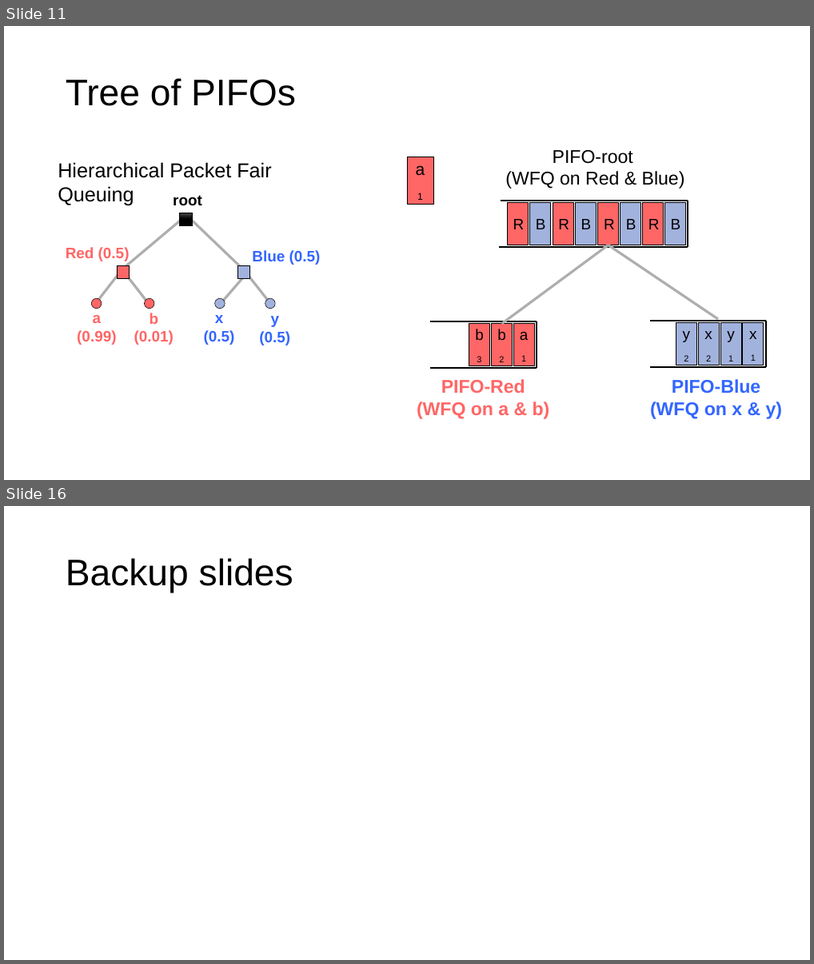
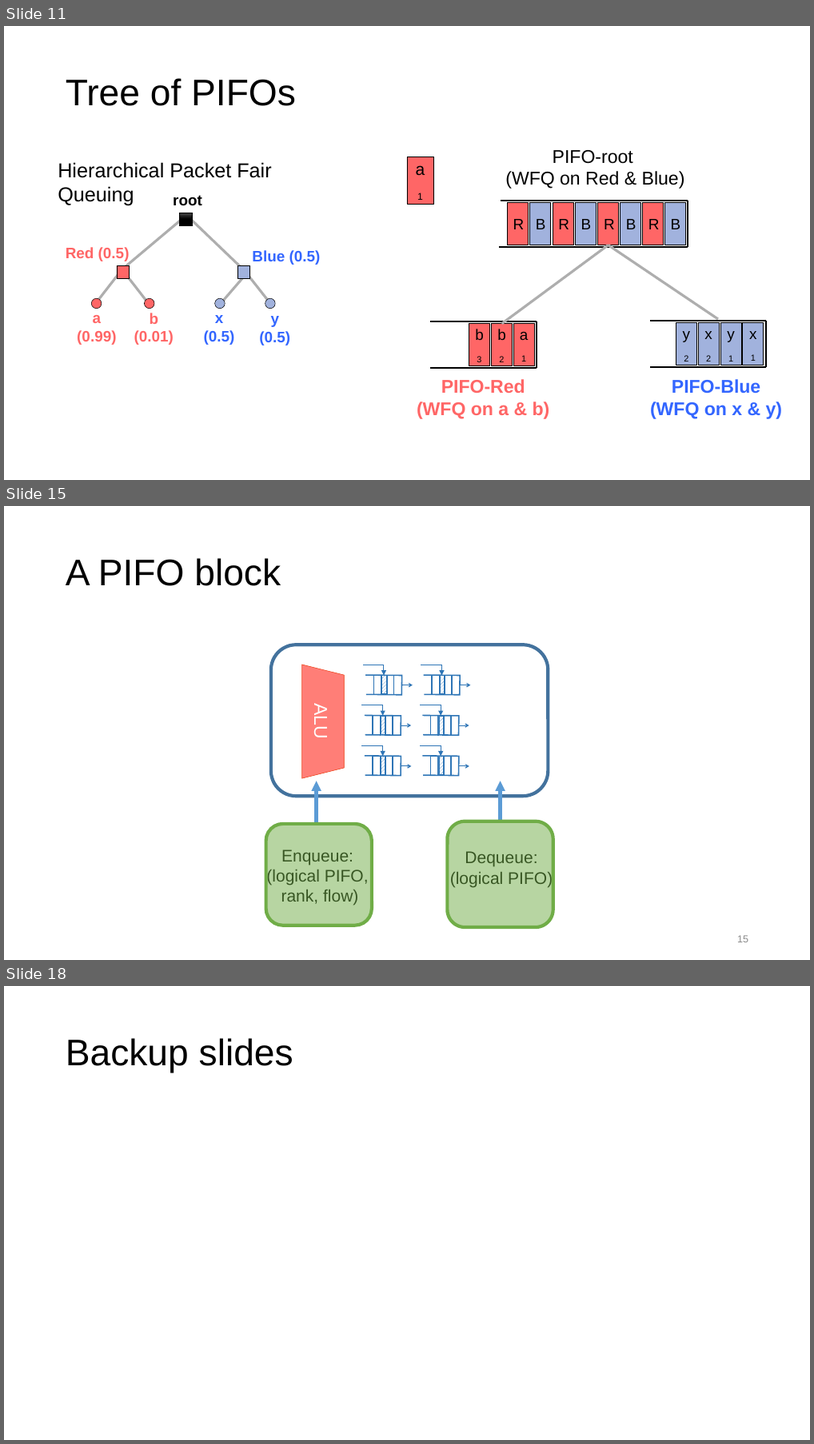
Before and after one commit to anirudhSK/pifo-domino-marple-ppts, a slide deck: pifo_sigcomm.pptx. Shown one above the other, each under a label of ours: slides 11 and 16 before the commit, slides 11, 15 and 18 after it; the slides between them are not shown. The pictures are 814x964 and 814x1444 pixels, drawn with LibreOffice and Linux fonts; fonts in the diff are those of the drawing. Boxes give left, top, right and bottom in pixels: in the first picture for what was removed or moved away, otherwise in the second. Text is boxed around its words. In the diff, an @@ line names an element or a change of style, - is before the commit and + after.

Commit message:
Add PIFO mesh slides from Mohammad's CISCO talk

```diff
--- a/pifo_sigcomm.pptx
+++ b/pifo_sigcomm.pptx
@@ slide 15 added at bbox=[4, 506, 810, 960], background #FFFFFF @@
@@ title added at bbox=[66, 558, 281, 586], 44 pt, text #000000 @@
+A PIFO block
@@ rounded rectangle added at bbox=[271, 644, 549, 796], outline #43739E 4 pt @@
@@ trapezoid added at bbox=[302, 664, 345, 778], fill #FF7E77, outline #EC4016 0.5 pt, 22 pt, text #FFFFFF @@
+ALU
@@ group added at bbox=[362, 664, 413, 776]: 15 lines, 6 arrows, 3 freeform shapes, 3 rectangles @@
@@ group added at bbox=[420, 664, 471, 776]: 15 lines, 6 arrows, 3 freeform shapes, 3 rectangles @@
@@ arrow added from (317, 824) to (317, 780), #5B9BD5 4 pt @@
@@ arrow added from (501, 821) to (501, 780), #5B9BD5 4 pt @@
@@ rounded rectangle added at bbox=[266, 824, 372, 925], fill #70AD47 at 50% opacity, outline #70AD47 4 pt @@
@@ rounded rectangle added at bbox=[447, 821, 554, 927], fill #70AD47 at 50% opacity, outline #70AD47 4 pt @@
@@ text added at bbox=[266, 849, 369, 905], 20 pt, text #000000 @@
+Enqueue:
+(logical PIFO,
+rank, flow)
@@ text added at bbox=[450, 851, 553, 887], 20 pt, text #000000 @@
+Dequeue:
+(logical PIFO)
@@ page number added at bbox=[738, 935, 749, 942], 12 pt, text #8C8C8C @@
+15
@@ what was slide 16 is now slide 18 @@
```
Also in this commit, not shown: 4 slides changed, 1 other slide added.
